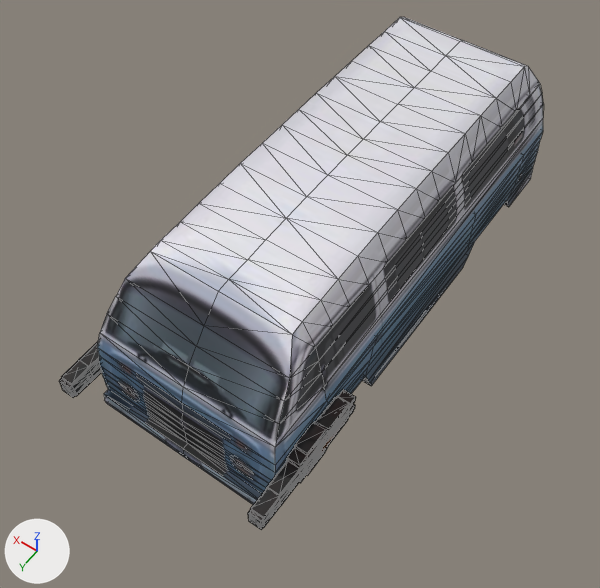
The OBJ model res/meshes/kombi/kombi.obj: old version first, new version second.
One viewpoint serves both versions: a 50 mm lens placed at (-7.92, 13.07, 17.96), pointed at (0.02, 1.95, 0.49). Every picture has the same lights, and +X, +Y and +Z are marked at lower left. Mesh edges are drawn as thin lines. Where no turn or scale is listed for an object, it has been applied to the vertices. Vertices at the same position are counted once.

The older version as bpy lines, for what is in view:
```python
me_kombi_cube = bpy.data.meshes.new('kombi_Cube')
me_kombi_cube.from_pydata(...)  # 666 vertices, 1312 faces; spans x -3.07..3.07, y -7.02..7.72, z -1.0..4.0
# faces by material slot: [560, 376, 376]
me_kombi_cube.materials.append(mat_material)  # picture img_kombitextura_png
me_kombi_cube.materials.append(mat_material_006)  # picture img_kombitextura_png
me_kombi_cube.materials.append(mat_material_001)  # picture img_kombitextura_png
ob_kombi_cube = bpy.data.objects.new('kombi_Cube', me_kombi_cube)
ob_kombi_cube.location = (0.0, 0.0, 0.0)
```
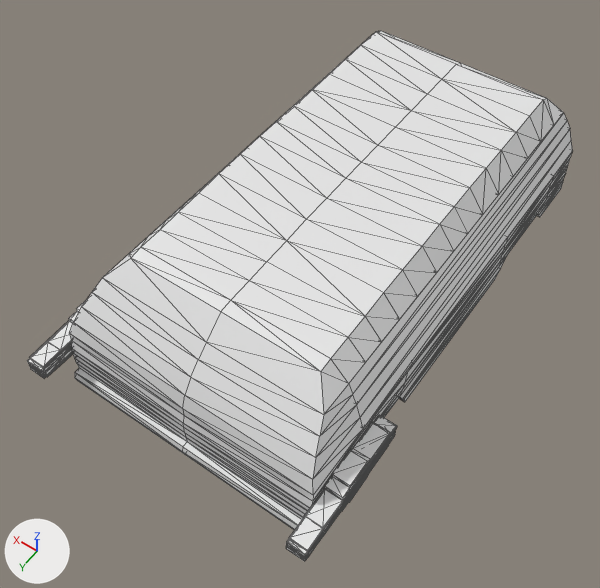
What the commit changed:
me_kombi_cube is used by ob_kombi_cube; location (0.0, 0.0, 0.0).
me_kombi_cube had 666 vertices, 1312 faces and spanned x -3.07..3.07, y -7.02..7.72, z -1.0..4.0.
me_kombi_cube no longer uses material mat_material (picture img_kombitextura_png).
me_kombi_cube no longer uses material mat_material_006 (picture img_kombitextura_png).
me_kombi_cube no longer uses material mat_material_001 (picture img_kombitextura_png).
me_kombi_cube now has 666 vertices, 1312 faces and spans x -4.23..4.23, y -7.02..7.72, z -0.8..3.22.
me_kombi_cube part 1: the loose piece of 282 vertices spanning x -2.68..2.68, y -7.02..6.96, z -1.0..4.0 is rebuilt with 282 vertices and now spans x -3.69..3.69, y -7.02..6.96, z -0.8..3.22.
me_kombi_cube part 2: a new loose piece of 96 vertices spanning x -4.22..-3.7, y 3.97..7.72, z 0.18..0.94.
me_kombi_cube part 3: a new loose piece of 96 vertices spanning x 3.7..4.22, y 3.97..7.72, z 0.18..0.94.
me_kombi_cube part 4: a new loose piece of 96 vertices spanning x 3.71..4.23, y 3.95..7.7, z 0.02..0.78.
me_kombi_cube part 5: a new loose piece of 96 vertices spanning x -4.23..-3.71, y 3.95..7.7, z 0.02..0.78.
me_kombi_cube part 6: the loose piece of 96 vertices spanning x 2.69..3.07, y 3.95..7.7, z 0.02..0.97 is deleted.
me_kombi_cube part 7: the loose piece of 96 vertices spanning x -3.06..-2.68, y 3.97..7.72, z 0.22..1.17 is deleted.
me_kombi_cube part 8: the loose piece of 96 vertices spanning x -3.07..-2.69, y 3.95..7.7, z 0.02..0.97 is deleted.
me_kombi_cube part 9: the loose piece of 96 vertices spanning x 2.68..3.06, y 3.97..7.72, z 0.22..1.17 is deleted.

Boxes (x1, y1, x2, y2) around the edits, measured in the pictures (600 x 588 px):
'kombi_Cube', reshaped (13% wider): before (59, 17, 544, 530); after (27, 31, 573, 561)
part 1 of me_kombi_cube, rebuilt (13% wider): before (97, 17, 544, 505); after (69, 31, 573, 530)
part 2 of me_kombi_cube, added: after (286, 417, 394, 561)
part 3 of me_kombi_cube, added: after (28, 302, 85, 378)
part 4 of me_kombi_cube, added: after (27, 321, 73, 370)
part 5 of me_kombi_cube, added: after (287, 415, 397, 560)
part 6 of me_kombi_cube, deleted: before (59, 341, 99, 388)
part 7 of me_kombi_cube, deleted (black): before (248, 396, 354, 530)
part 8 of me_kombi_cube, deleted: before (249, 389, 356, 529)
part 9 of me_kombi_cube, deleted: before (60, 350, 102, 398)
